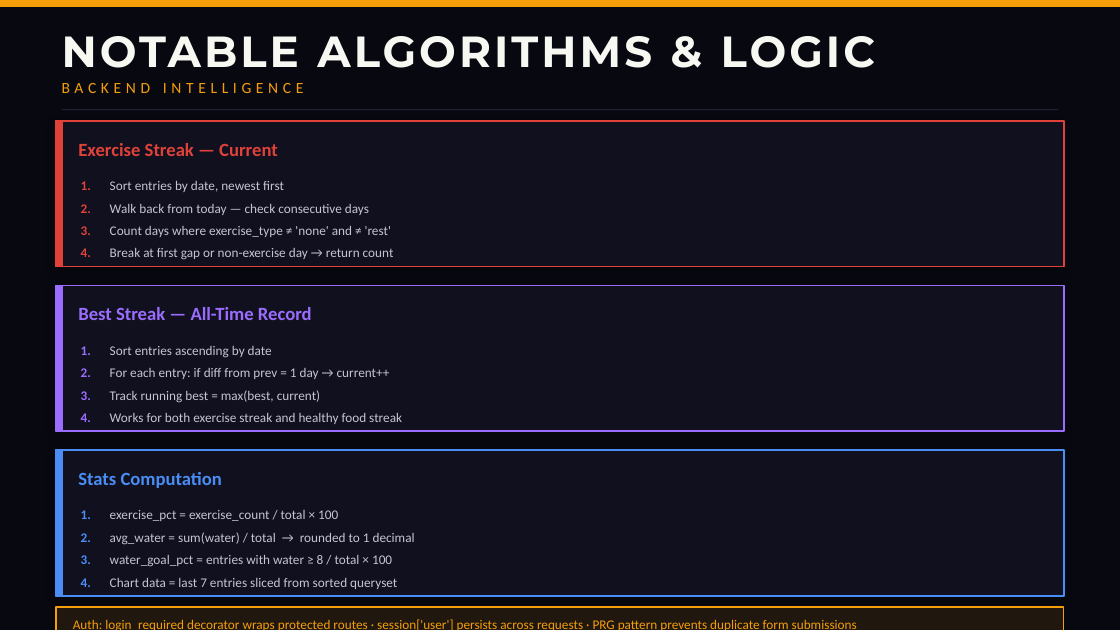
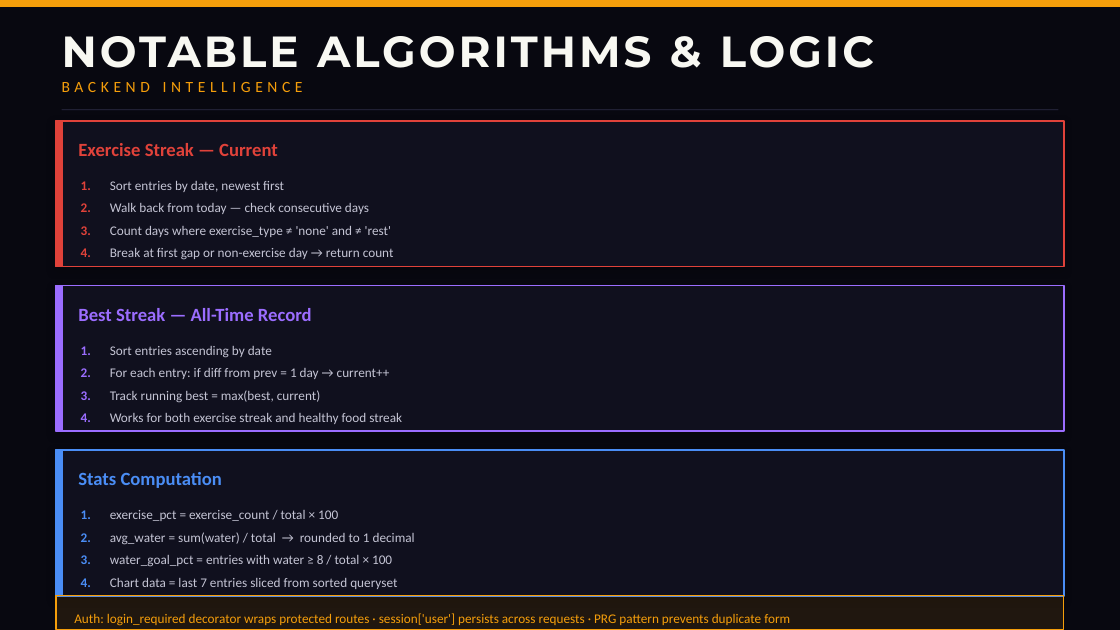
Before and after one commit to QuantisX/Team-1-s-Web-App, a slide deck: slide 6 of HHT_Professional.pptx. Drawn at 1120x630 pixels with LibreOffice and Linux fonts; fonts in the diff are those of the drawing. Boxes give left, top, right and bottom in pixels: in the first picture for what was removed or moved away, otherwise in the second. Text is boxed around its words. In the diff, an @@ line names an element or a change of style, - is before the commit and + after.

```diff
--- a/HHT_Professional.pptx
+++ b/HHT_Professional.pptx
@@ rectangle: place and size @@
-rectangle at [56, 607, 1064, 630]
+rectangle at [56, 596, 1064, 629]
@@ text "Auth: login_required decorator wraps protected ..." at [74, 613, 790, 626]: vertical alignment middle to top @@
```
Also in this commit, not shown: 3 other slides changed.
